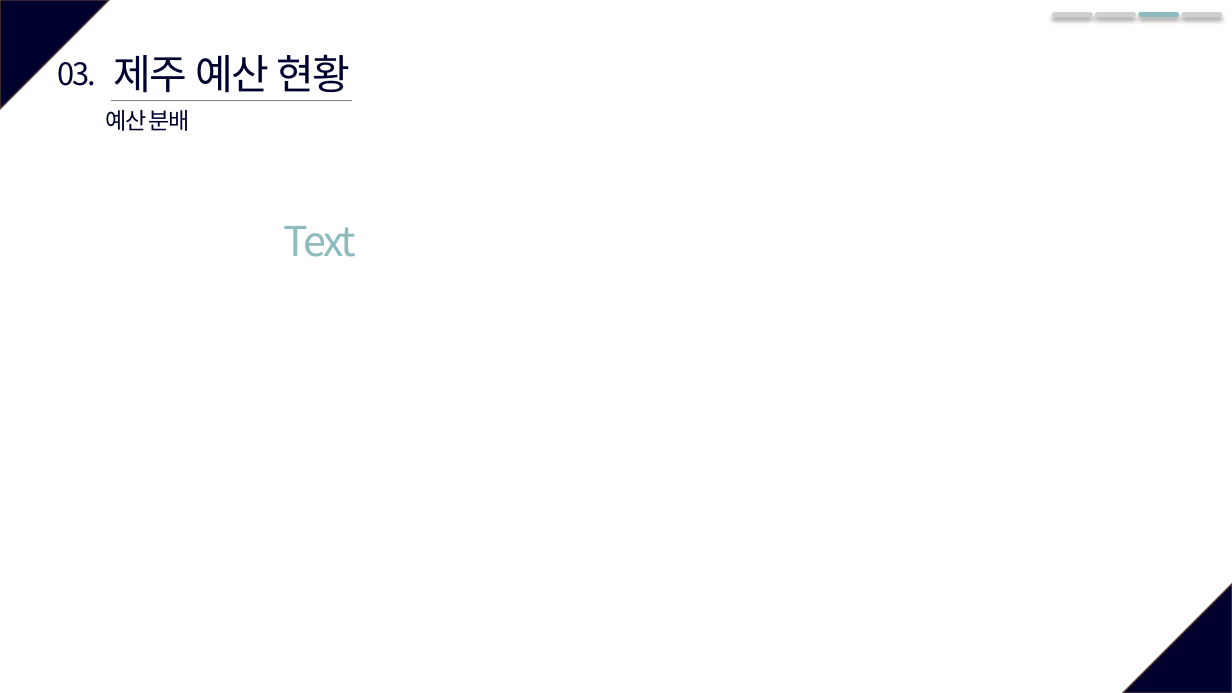
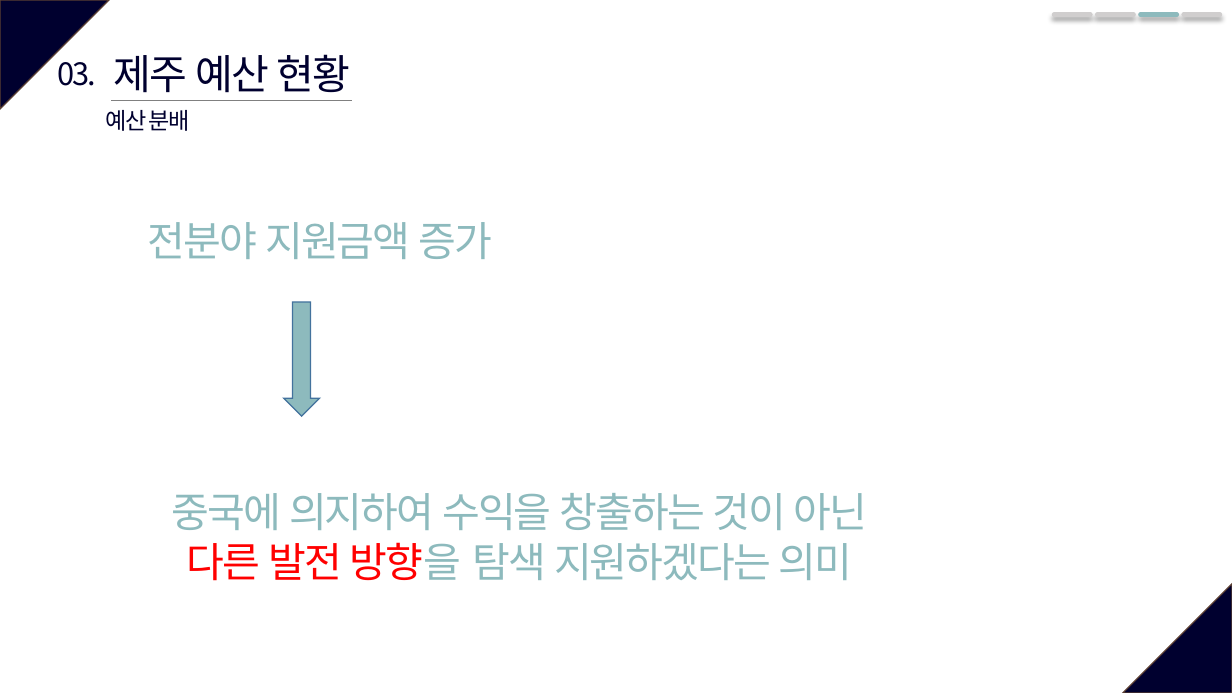
Before and after one commit to so-jeong0127/6-project, a slide deck: slide 12 of 6조_외부환경영향.pptx. Drawn at 1232x693 pixels with LibreOffice and Linux fonts; fonts in the diff are those of the drawing. Boxes give left, top, right and bottom in pixels: in the first picture for what was removed or moved away, otherwise in the second. Text is boxed around its words. In the diff, an @@ line names an element or a change of style, - is before the commit and + after.

```diff
--- a/6조_외부환경영향.pptx
+++ b/6조_외부환경영향.pptx
@@ text at bbox=[148, 222, 492, 259]: text changed @@
-Text
+전분야 지원금액 증가
@@ down arrow added at bbox=[284, 302, 320, 417], fill #8DBABD, outline #43739E 1 pt @@
@@ text added at bbox=[172, 493, 868, 581], 32 pt, text #8DBABD @@
+중국에 의지하여 수익을 창출하는 것이 아닌
+다른 발전 방향을 탐색 지원하겠다는 의미
```
Also in this commit, not shown: 7 other slides changed.
